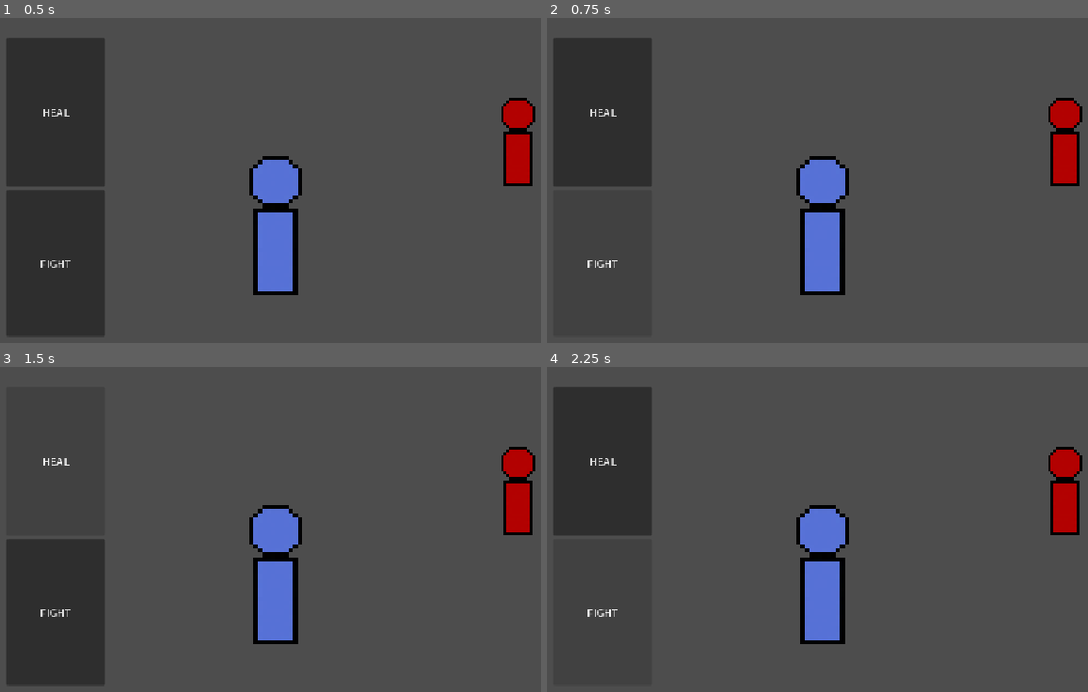
Above: before the commit, frames 1-4 (two rows, left to right).
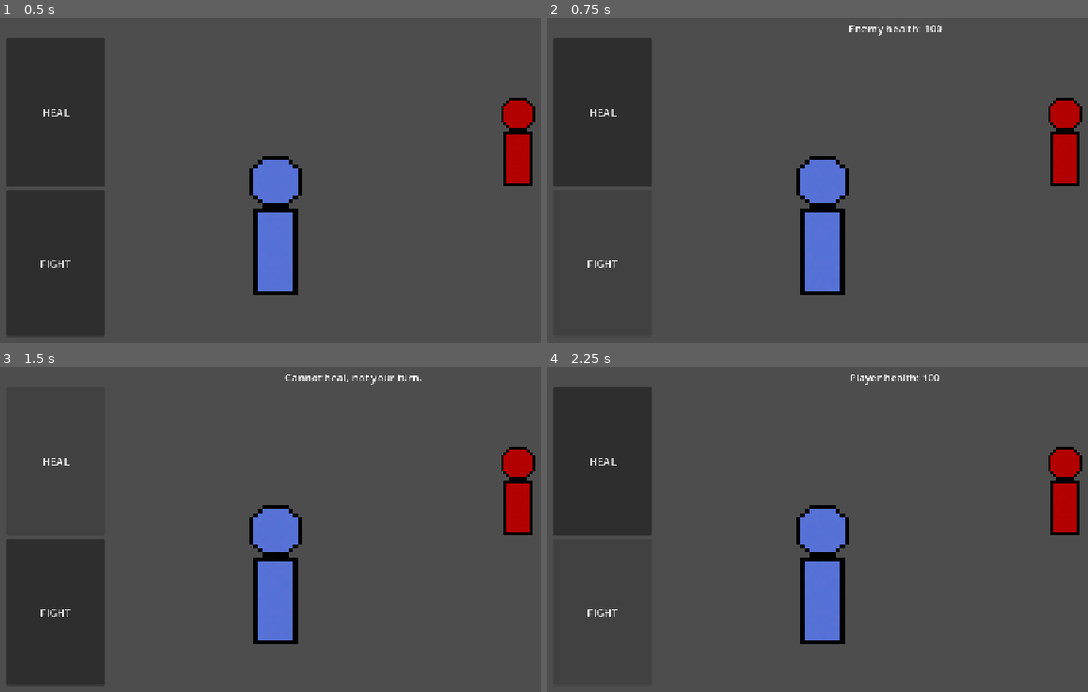
Above: after the commit, the same moments.

Repository: Vix-txt/prototype-of-dftb
Game: Godot game, scene res://scenes/game.tscn
The game is run twice, just before and just after one commit, with the same random seed, the same clock (stepped at 60 frames per second) and the same inputs.
Inputs:
- Up to frame 1 (0.5 s): no input
- Up to frame 2 (0.75 s): click "FIGHT" at 0.5 s
- Up to frame 3 (1.5 s): click "HEAL" at 1.25 s
- Up to frame 4 (2.25 s): click "FIGHT" at 2 s

Frame 1 is identical in both runs. In frame 2, 0.2% of the frame differs, in the area x 55-74%, y 2-6%; in frame 3, 0.2%, in the area x 52-78%, y 2-6%; in frame 4, 0.2%.

Commit message:
added text in the game window instead of console

Diff:
--- a/scenes/battle_manager.gd
+++ b/scenes/battle_manager.gd
@@ -1,6 +1,7 @@
 extends Node2D
 @onready var player:= %"player"
 @onready var enemy:= %"enemy"
+@onready var battletext:= $battletext
 var turn:= "player"
 var dead:= false
 
@@ -16,7 +17,7 @@
 		if turn == "player":
 			enemy.take_damage(player.damage)
 			if enemy.health > 0:
-				print("Enemy health: ", enemy.health)
+				battletext.display("Enemy health: ", enemy.health)
 			if dead == false:
 				turn = "enemy"
 				death()
@@ -27,14 +28,14 @@
 		if turn == "enemy":
 			player.take_damage(enemy.damage)
 			if player.health > 0:
-				print("Player health: ", player.health)
+				battletext.display("Player health: ", player.health)
 			turn = "player"
 			death()
 
 func death():
 	if player.health <= 0:
-		print("Player has died.")
+		battletext.display("Player has died.")
 		dead = true
 	if enemy.health <= 0:
-		print("Enemy has died.")
+		battletext.display("Enemy has died.")
 		dead = true
--- /dev/null
+++ b/scenes/battletext.gd
@@ -0,0 +1,7 @@
+extends Label
+
+func display(text1 = "", text2 = "") -> void:
+	self.visible = true
+	self.text = str(text1) + str(text2)
+	await get_tree().create_timer(1).timeout
+	self.visible = false
--- a/scenes/game.tscn
+++ b/scenes/game.tscn
@@ -6,6 +6,7 @@
 [ext_resource type="Script" uid="uid://is0l0ilsi6gp" path="res://scenes/battle_manager.gd" id="4_iywne"]
 [ext_resource type="Script" uid="uid://dbeb4m46ea0kt" path="res://scenes/enemy.gd" id="4_p57ef"]
 [ext_resource type="PackedScene" uid="uid://caa31dheww1xs" path="res://scenes/BattleUI.tscn" id="6_p57ef"]
+[ext_resource type="Script" uid="uid://dr0l2snnb4yue" path="res://scenes/battletext.gd" id="6_u5sy4"]
 
 [node name="Game" type="Node2D" unique_id=202316591]
 
@@ -25,4 +26,12 @@
 position = Vector2(-4, -1)
 script = ExtResource("4_iywne")
 
+[node name="battletext" type="Label" parent="BattleManager" unique_id=630176303]
+offset_left = -93.0
+offset_top = -251.0
+offset_right = 101.0
+offset_bottom = -171.0
+horizontal_alignment = 1
+script = ExtResource("6_u5sy4")
+
 [node name="BattleUI" parent="." unique_id=1484319620 instance=ExtResource("6_p57ef")]
--- a/scenes/player.gd
+++ b/scenes/player.gd
@@ -2,6 +2,7 @@
 @onready var battlemanager:= $"../BattleManager"
 @onready var enemy:= %"enemy"
 @onready var healbttn:= $"../BattleUI/Control/HealButton"
+@onready var battletext:= $"../BattleManager/battletext"
 var health:= 120
 var max_health:= 120
 var damage:= 20
@@ -16,14 +17,14 @@
 	if battlemanager.dead != true:
 		if health + 25 < max_health and battlemanager.turn == "player":
 			health += 25
-			print("Player has healed : ", health)
+			battletext.display("Player has healed : ", health)
 			healed += 1
 		if health + 25 > max_health and battlemanager.turn == "player":
 			health = max_health
-			print("Player is at max health : ", health)
+			battletext.display("Player is at max health : ", health)
 			healed += 1
 		elif battlemanager.turn != "player":
-			print("Cannot heal, not your turn.")
+			battletext.display("Cannot heal, not your turn.")
 
 		battlemanager.turn = "enemy"
 		battlemanager.enemyattack()
@@ -31,6 +32,6 @@
 
 func check_heal_press():
 	if healed >= 5:
-		print("Cannot heal anymore, used all heals.")
+		battletext.display("Cannot heal anymore, used all heals.")
 		battlemanager.turn = "enemy"
 		battlemanager.enemyattack()
Not shown, added: scenes/battletext.gd.uid
